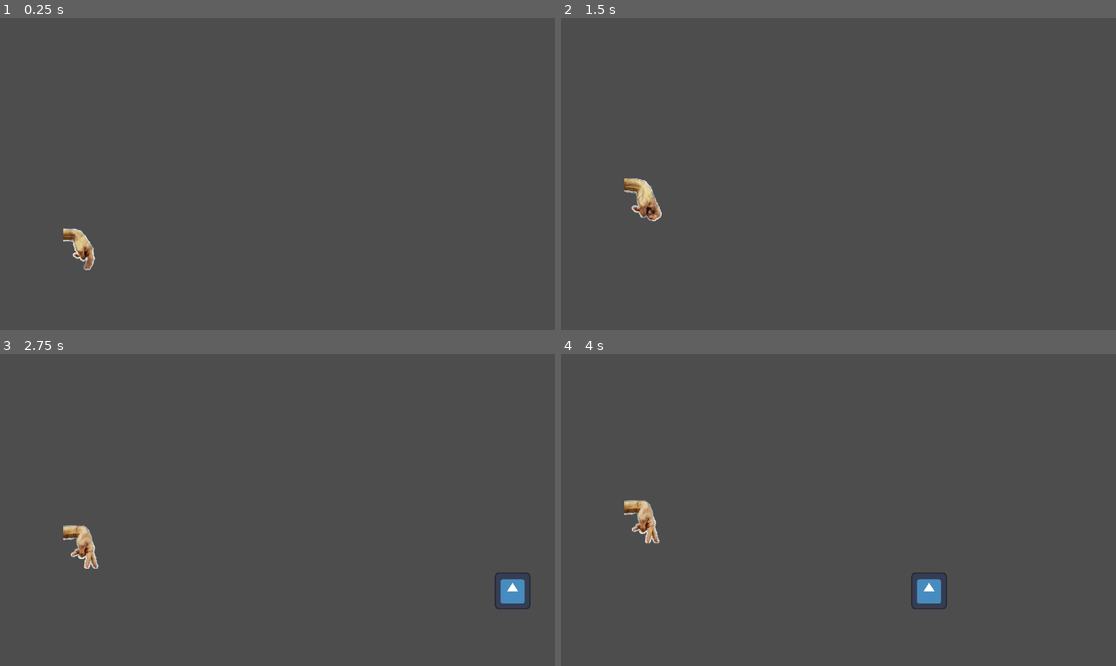
Above: before the commit, frames 1-4 (two rows, left to right).
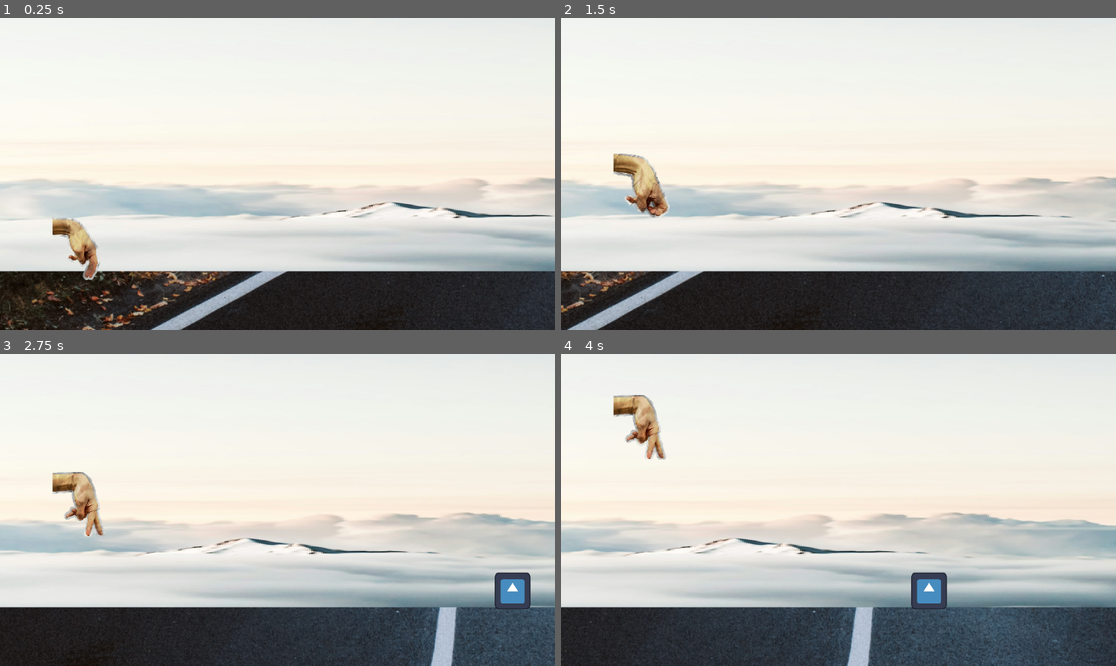
Above: after the commit, the same moments.

Repository: Turnute/DimancheApresMidi
Game: Godot game, scene res://scenes/game.tscn
Same seed, same stepped clock (60 frames per second), same inputs: the game is played once before the commit and once after it. The engine's default icon, where the game draws it, is replaced by a stand-in: a white triangle on a blue panel in a dark square.
Inputs:
- Up to frame 1 (0.25 s): no input
- Up to frame 2 (1.5 s): tap Enter (ui_accept) at 0.5, 0.6 s; tap Space (jump) at 0.77, 0.8, 1.07, 1.35 s
- Up to frame 3 (2.75 s): tap Space (jump) at 1.52, 1.82, 2.3 s; tap Enter (ui_accept) at 1.55, 2.1 s
- Up to frame 4 (4 s): tap Enter (ui_accept) at 2.85 s; tap Space (jump) at 3.02, 3.32, 3.6, 3.77 s

The runs differ from the first frame. In frame 1, 99% of the frame differs, in the area x 0-100%, y 0-100%; in frame 2, 99%; in frame 3, 97%; in frame 4, 96%.

Commit message:
Add background and ground scenes with parallax scripts
Introduced new background and ground scenes with placeholder textures and associated scripts to enable parallax scrolling. Updated the main game scene to include these new elements and adjusted player and camera settings. Refactored player jump logic and cleaned up debug prints in obstacle scripts.

Diff:
--- /dev/null
+++ b/le-long-trajet-en-voiture/scenes/background.tscn
@@ -0,0 +1,17 @@
+[gd_scene load_steps=4 format=3 uid="uid://cae78nfqaoj2m"]
+
+[ext_resource type="Script" uid="uid://cgn2lumy45yar" path="res://scripts/background.gd" id="1_y0upk"]
+[ext_resource type="Texture2D" uid="uid://b0o356v4fay45" path="res://assets/background/placeholder.png" id="2_jougr"]
+
+[sub_resource type="RectangleShape2D" id="RectangleShape2D_mi8v4"]
+size = Vector2(5497, 895)
+
+[node name="Background" type="Area2D"]
+script = ExtResource("1_y0upk")
+
+[node name="Sprite2D" type="Sprite2D" parent="."]
+texture = ExtResource("2_jougr")
+
+[node name="CollisionShape2D" type="CollisionShape2D" parent="."]
+position = Vector2(-1, 1.5)
+shape = SubResource("RectangleShape2D_mi8v4")
--- a/le-long-trajet-en-voiture/scenes/game.tscn
+++ b/le-long-trajet-en-voiture/scenes/game.tscn
@@ -1,19 +1,30 @@
-[gd_scene load_steps=6 format=3 uid="uid://dx3gelckvfhuq"]
+[gd_scene load_steps=8 format=3 uid="uid://dx3gelckvfhuq"]
 
 [ext_resource type="Script" uid="uid://c2vehuhv44psj" path="res://scripts/main.gd" id="1_lbhrr"]
 [ext_resource type="PackedScene" uid="uid://6q8fxhyt5cab" path="res://scenes/player.tscn" id="1_uwrxv"]
 [ext_resource type="Script" uid="uid://dyf51d0ivyoqs" path="res://scripts/player.gd" id="2_yqjtg"]
 [ext_resource type="Script" uid="uid://df6wc2nmc6mib" path="res://scripts/obstacle_spawner.gd" id="4_lbhrr"]
+[ext_resource type="PackedScene" uid="uid://c5yqvrtevjjv5" path="res://scenes/ground.tscn" id="5_iywne"]
+[ext_resource type="PackedScene" uid="uid://cae78nfqaoj2m" path="res://scenes/background.tscn" id="6_p57ef"]
 
 [sub_resource type="WorldBoundaryShape2D" id="WorldBoundaryShape2D_yqjtg"]
 
 [node name="Game" type="Node2D"]
-position = Vector2(1, 0)
 script = ExtResource("1_lbhrr")
+
+[node name="Background" parent="." instance=ExtResource("6_p57ef")]
+position = Vector2(2605, -105)
+scale = Vector2(1, 0.2800004)
+
+[node name="Ground" parent="." instance=ExtResource("5_iywne")]
+position = Vector2(268, 23)
+scale = Vector2(0.15, 0.15)
+collision_layer = 2
+collision_mask = 2
 
 [node name="Player" parent="." instance=ExtResource("1_uwrxv")]
 position = Vector2(-100, -7)
-scale = Vector2(1.0025241, 0.99450845)
+scale = Vector2(1.5, 1.488)
 collision_layer = 4
 collision_mask = 10
 script = ExtResource("2_yqjtg")
@@ -23,6 +34,7 @@
 zoom = Vector2(4, 4)
 
 [node name="LE SOL" type="StaticBody2D" parent="."]
+position = Vector2(0, 5)
 collision_layer = 2
 collision_mask = 10
 
--- /dev/null
+++ b/le-long-trajet-en-voiture/scenes/ground.tscn
@@ -0,0 +1,17 @@
+[gd_scene load_steps=4 format=3 uid="uid://c5yqvrtevjjv5"]
+
+[ext_resource type="Script" uid="uid://dhfwptcc6jkg7" path="res://scripts/ground.gd" id="1_mi8v4"]
+[ext_resource type="Texture2D" uid="uid://xh7vwp2y0ewd" path="res://assets/ground/placeholder.png" id="2_lmksl"]
+
+[sub_resource type="RectangleShape2D" id="RectangleShape2D_mi8v4"]
+size = Vector2(5497, 274.5)
+
+[node name="Area2D" type="Area2D"]
+script = ExtResource("1_mi8v4")
+
+[node name="Sprite2D" type="Sprite2D" parent="."]
+texture = ExtResource("2_lmksl")
+
+[node name="CollisionShape2D" type="CollisionShape2D" parent="."]
+position = Vector2(0, 11.75)
+shape = SubResource("RectangleShape2D_mi8v4")
--- a/le-long-trajet-en-voiture/scenes/player.tscn
+++ b/le-long-trajet-en-voiture/scenes/player.tscn
@@ -96,7 +96,7 @@
 sprite_frames = SubResource("SpriteFrames_fulsm")
 animation = &"jump"
 autoplay = "idle"
-frame_progress = 0.7556778
+frame_progress = 0.15743022
 
 [node name="CollisionShape2D" type="CollisionShape2D" parent="."]
 position = Vector2(0, -5)
--- /dev/null
+++ b/le-long-trajet-en-voiture/scripts/background.gd
@@ -0,0 +1,12 @@
+extends Node2D
+var speed
+
+# Called when the node enters the scene tree for the first time.
+func _ready() -> void:
+	pass
+
+# Called every frame. 'delta' is the elapsed time since the previous frame.
+func _process(delta: float) -> void:
+	speed = get_parent().get_speed()
+	position.x -= speed / 20
+	#pass
--- /dev/null
+++ b/le-long-trajet-en-voiture/scripts/ground.gd
@@ -0,0 +1,12 @@
+extends Node2D
+var speed
+
+# Called when the node enters the scene tree for the first time.
+func _ready() -> void:
+	pass
+
+# Called every frame. 'delta' is the elapsed time since the previous frame.
+func _process(delta: float) -> void:
+	speed = get_parent().get_speed()
+	position.x -= speed / 10
+	#pass
--- a/le-long-trajet-en-voiture/scripts/main.gd
+++ b/le-long-trajet-en-voiture/scripts/main.gd
@@ -1,8 +1,8 @@
 extends Node2D
 
 # Game variables
-const PLAYER_START_POS := Vector2i(-100, -7)
-const CAM_START_POS := Vector2i(0, -50)
+#const PLAYER_START_POS := Vector2i(-100, -7)
+#const CAM_START_POS := Vector2i(0, -50)
 
 var speed : float
 const START_SPEED : float = 10.0
@@ -19,10 +19,10 @@
 
 func new_game():
 	#resets the nodes
-	$Player.position = PLAYER_START_POS
-	$Player.velocity = Vector2i(0, 0)
-	$Camera2D.position = CAM_START_POS
-	$"LE SOL".position = Vector2i(0, 0)
+	#$Player.position = PLAYER_START_POS
+	#$Player.velocity = Vector2i(0, 0)
+	#$Camera2D.position = CAM_START_POS
+	#$"LE SOL".position = Vector2i(0, 0)
 	speed = START_SPEED
 
 # Called every frame. 'delta' is the elapsed time since the previous frame.
--- a/le-long-trajet-en-voiture/scripts/obstacle.gd
+++ b/le-long-trajet-en-voiture/scripts/obstacle.gd
@@ -17,9 +17,5 @@
 	print(score)
 	pass # Replace with function body.
 
-
-
 func _on_timer_timeout() -> void:
 	queue_free()
-	print("I despawned! o7")
-	pass # Replace with function body.
--- a/le-long-trajet-en-voiture/scripts/obstacle_spawner.gd
+++ b/le-long-trajet-en-voiture/scripts/obstacle_spawner.gd
@@ -16,4 +16,4 @@
 	obstacleInstance.position = spawn_pos.position
 	add_child(obstacleInstance)
 	timer.wait_time = randf_range(1.5, 4.5)
-	print(timer.wait_time)
+	#print(timer.wait_time)
--- a/le-long-trajet-en-voiture/scripts/player.gd
+++ b/le-long-trajet-en-voiture/scripts/player.gd
@@ -2,14 +2,13 @@
 
 
 @onready var animated_sprite = $AnimatedSprite2D
-@export var JUMP_VELOCITY = -250.0
+@export var JUMP_VELOCITY = -300
 #the jump count
 var jump_count = 0
 @export var max_jumps = 2
 
 
 func _physics_process(delta: float) -> void:
-
 	# Add the gravity.
 	if not is_on_floor():
 		velocity += get_gravity() * delta
@@ -18,8 +17,11 @@
 		jump_count = 0
 	# Handle jump.
 	if Input.is_action_just_pressed("ui_accept") and jump_count < max_jumps:
-		animated_sprite.play("jump")
-		velocity.y = JUMP_VELOCITY
-		jump_count += 1
+		jump(JUMP_VELOCITY)
 
 	move_and_slide()
+
+func jump(VEL : int) -> void:
+		animated_sprite.play("jump")
+		velocity.y = VEL
+		jump_count += 1
Binary file added: le-long-trajet-en-voiture/assets/background/placeholder.png
Not shown, added: le-long-trajet-en-voiture/assets/background/placeholder.png.import
Binary file added: le-long-trajet-en-voiture/assets/ground/placeholder.png
Not shown, added: le-long-trajet-en-voiture/assets/ground/placeholder.png.import
Not shown, added: le-long-trajet-en-voiture/scripts/background.gd.uid
Not shown, added: le-long-trajet-en-voiture/scripts/ground.gd.uid
